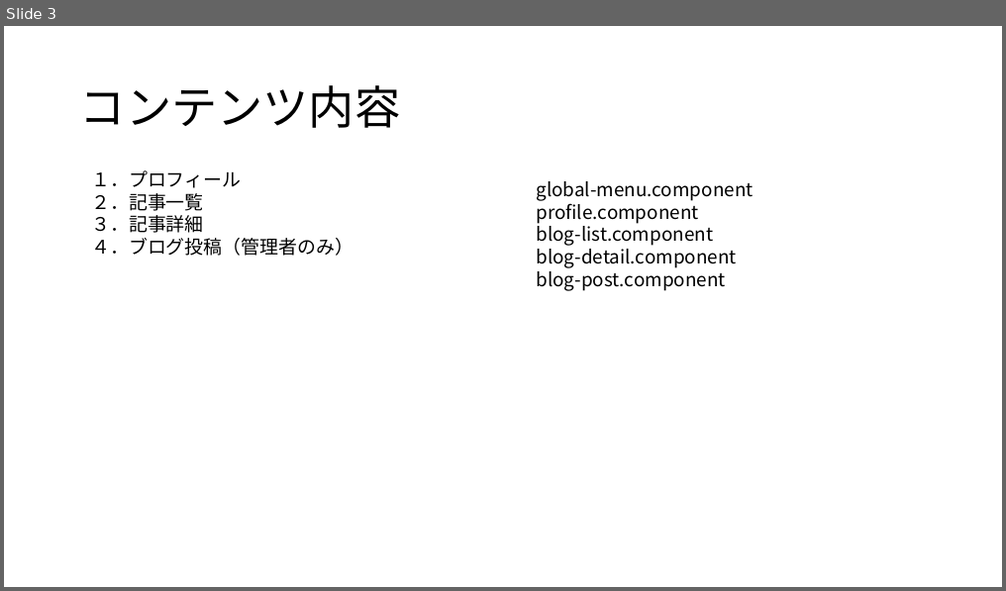
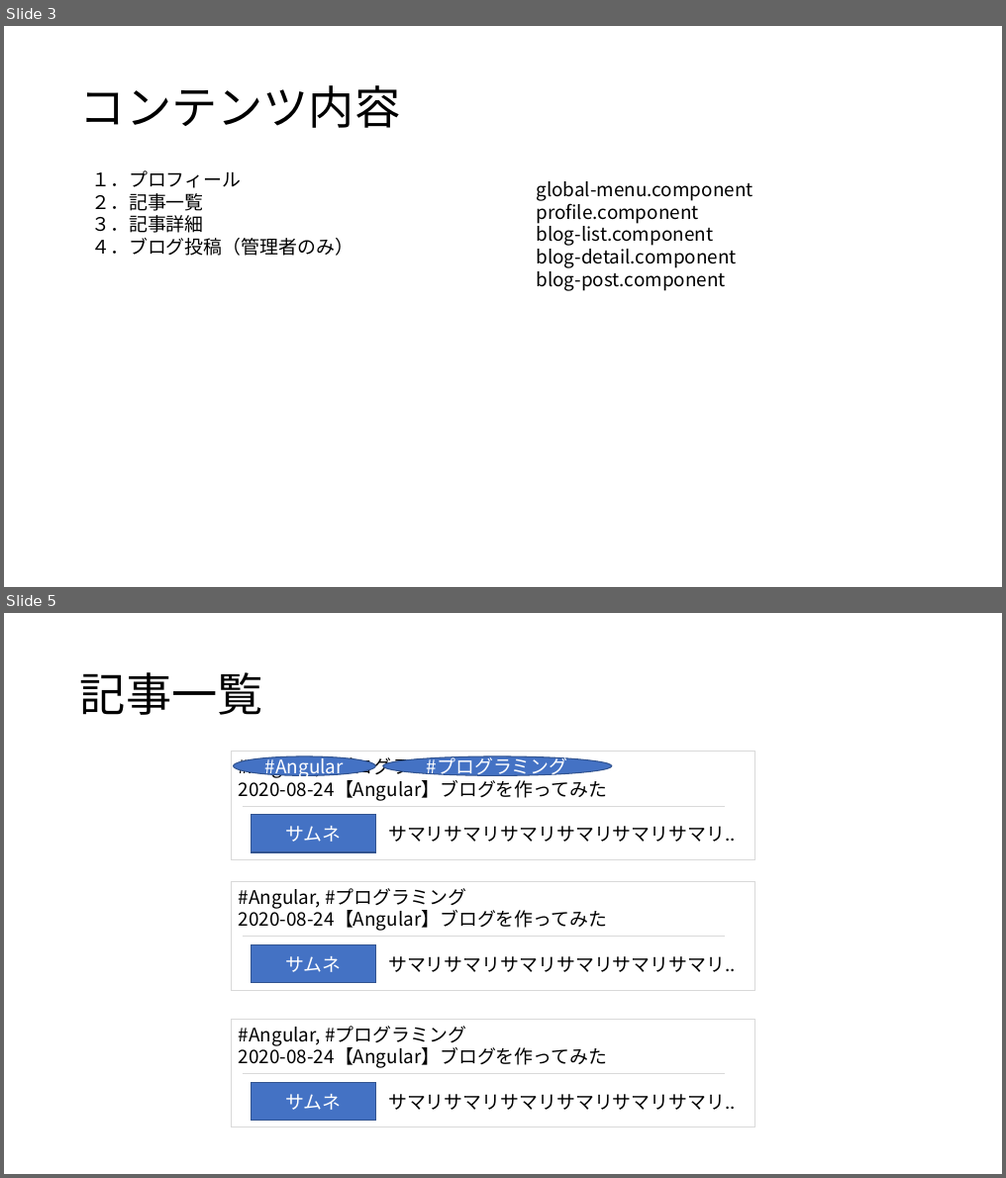
Before and after one commit to tomoyanp/tomoyan-blog-client, a slide deck: documents/architecture.pptx. Shown one above the other, each under a label of ours: slide 3 before the commit, slides 3 and 5 after it; the slides between them are not shown. The pictures are 1006x591 and 1006x1178 pixels, drawn with LibreOffice and Linux fonts; fonts in the diff are those of the drawing. Boxes give left, top, right and bottom in pixels: in the first picture for what was removed or moved away, otherwise in the second. Text is boxed around its words. In the diff, an @@ line names an element or a change of style, - is before the commit and + after.

```diff
--- a/documents/architecture.pptx
+++ b/documents/architecture.pptx
@@ slide 5 added at (4,613,1002,1174), background #FFFFFF @@
@@ title added at (80,672,263,715), 44 pt, text #000000 @@
+記事一覧
@@ rectangle added at (232,752,754,861), fill #FFFFFF, outline #D9D9D9 1 pt, 18 pt, text #000000 @@
+#Angular, #プログラミング
+2020-08-24【Angular】ブログを作ってみた
+サマリサマリサマリサマリサマリサマリ..
@@ ellipse added at (233,757,375,776), fill #4472C4, outline #325491 1 pt, 18 pt, text #FFFFFF @@
+#Angular
@@ ellipse added at (383,757,612,776), fill #4472C4, outline #325491 1 pt, 18 pt, text #FFFFFF @@
+#プログラミング
@@ line added from (242, 806) to (725, 806), #D9D9D9 0.5 pt @@
@@ rectangle added at (252,815,375,853), fill #4472C4, outline #325491 1 pt, 18 pt, text #FFFFFF @@
+サムネ
@@ rectangle added at (232,881,754,990), fill #FFFFFF, outline #D9D9D9 1 pt, 18 pt, text #000000 @@
+#Angular, #プログラミング
+2020-08-24【Angular】ブログを作ってみた
+サマリサマリサマリサマリサマリサマリ..
@@ line added from (242, 937) to (725, 937), #D9D9D9 0.5 pt @@
@@ rectangle added at (252,946,375,983), fill #4472C4, outline #325491 1 pt, 18 pt, text #FFFFFF @@
+サムネ
@@ rectangle added at (232,1020,754,1128), fill #FFFFFF, outline #D9D9D9 1 pt, 18 pt, text #000000 @@
+#Angular, #プログラミング
+2020-08-24【Angular】ブログを作ってみた
+サマリサマリサマリサマリサマリサマリ..
@@ line added from (242, 1074) to (725, 1074), #D9D9D9 0.5 pt @@
@@ rectangle added at (252,1083,375,1121), fill #4472C4, outline #325491 1 pt, 18 pt, text #FFFFFF @@
+サムネ
```
Also in this commit, not shown: 2 slides changed.
